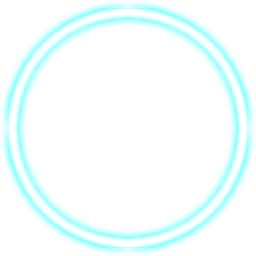
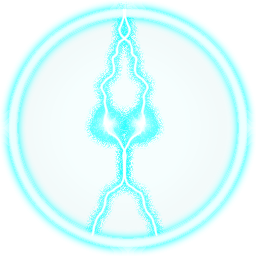
Before/after of a 256×256 layered artwork. What changed in the layer stack:
added group "Arc" with 6 layers above "Group 1" over [70, 5, 184, 240]
added layer "Layer 5 copy 2" in group "Arc" over [90, 8, 159, 237]
added layer "Layer 5 copy" in group "Arc" over [90, 8, 159, 237]
added layer "Layer 5 copy 3" in group "Arc" over [90, 8, 159, 237]
added layer "Layer 5" in group "Arc" over [90, 8, 159, 237]
added group "Group 1" with 1 layers above "OuterRing" over [6, 8, 245, 247]
added layer "Layer 4" (lighten, 10%) in group "Group 1" over [6, 8, 245, 247]
added group "OuterRing" with 4 layers over [3, 1, 253, 253]
"Layer 3": opacity 100% → 90%, moved it into group "OuterRing" over [3, 1, 253, 253]
moved "Layer 1 copy 2" into group "OuterRing" over [3, 1, 253, 253]
moved "Layer 1 copy" into group "OuterRing" over [3, 1, 253, 253]
moved "Layer 1" into group "OuterRing" over [3, 1, 253, 253]
